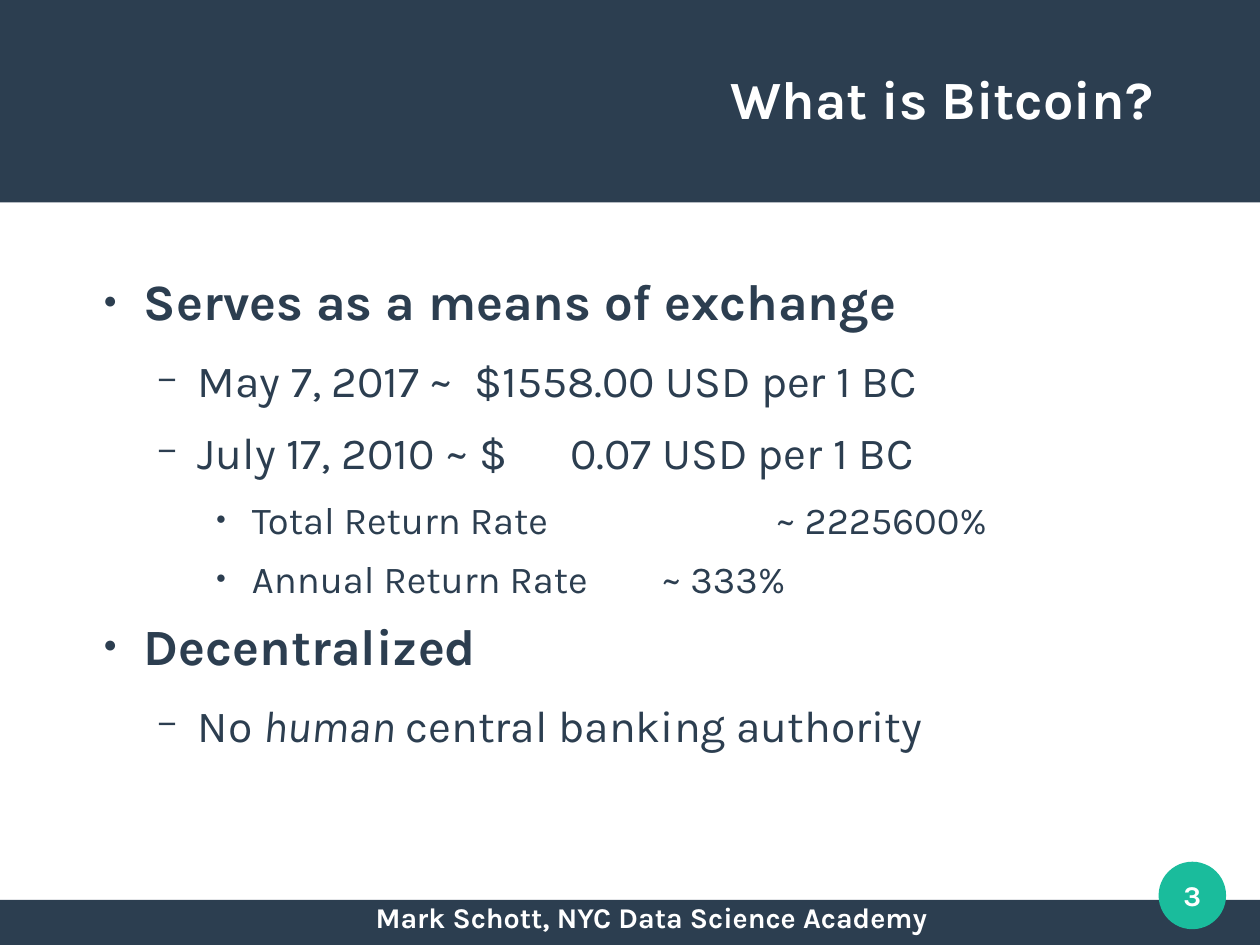
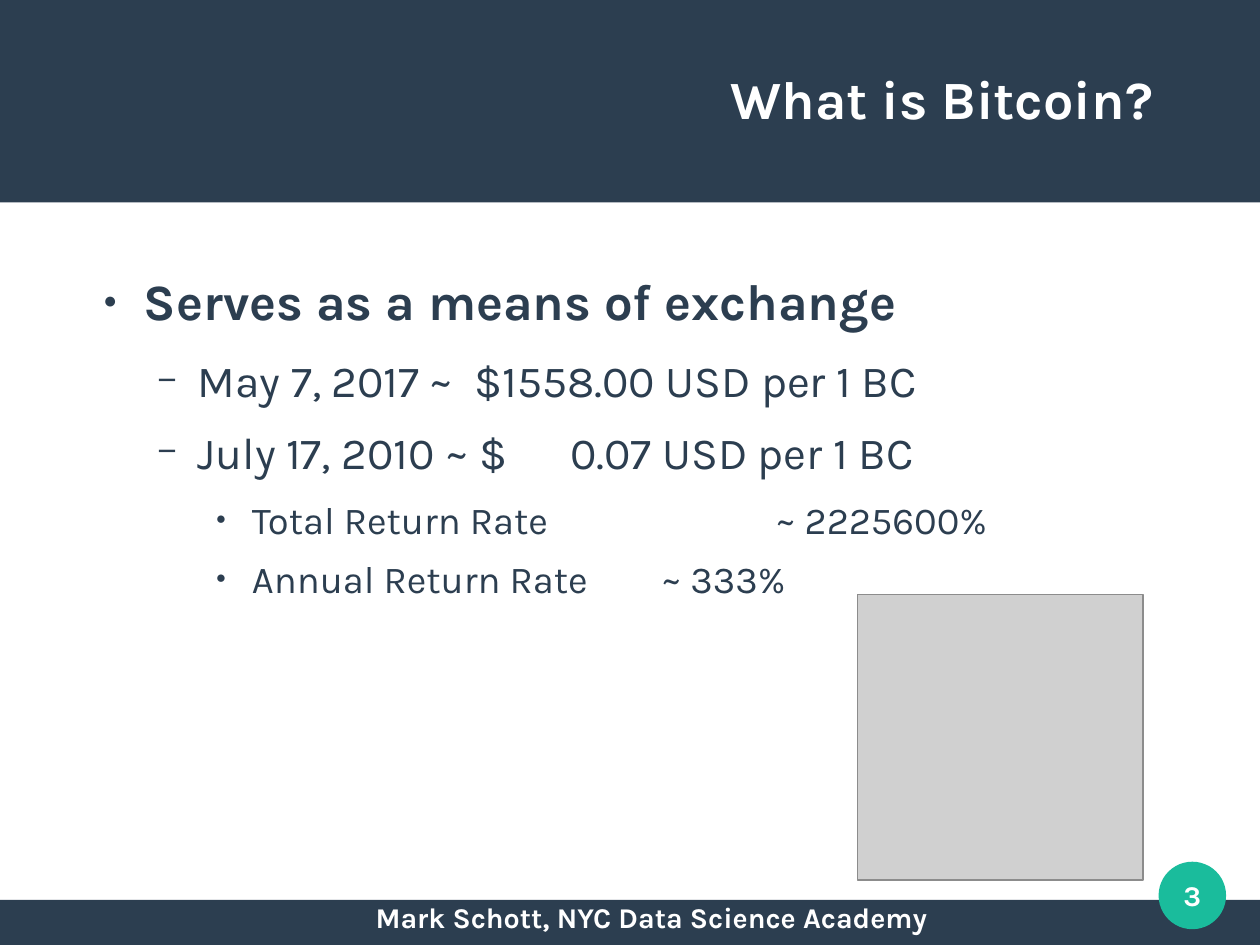
Before and after one commit to nycdatasci/bootcamp009_project, a slide deck: slide 3 of Project2-WebScraping/markschott/bitcoin/presentation/project2_mark_schott_prez.odp. Drawn at 1260x945 pixels with LibreOffice and Linux fonts; fonts in the diff are those of the drawing; grey boxes stand for pictures. Boxes give left, top, right and bottom in pixels: in the first picture for what was removed or moved away, otherwise in the second. Text is boxed around its words. In the diff, an @@ line names an element or a change of style, - is before the commit and + after.

```diff
--- a/Project2-WebScraping/markschott/bitcoin/presentation/project2_mark_schott_prez.odp
+++ b/Project2-WebScraping/markschott/bitcoin/presentation/project2_mark_schott_prez.odp
@@ picture added at [858,595,1143,880] @@
@@ text at [144,629,922,753]: paragraphs removed @@
-● Decentralized
-  − No human central banking authority
```
Also in this commit, not shown: 11 other slides changed, 3 slides added, 1 slide removed, 45 other files.
